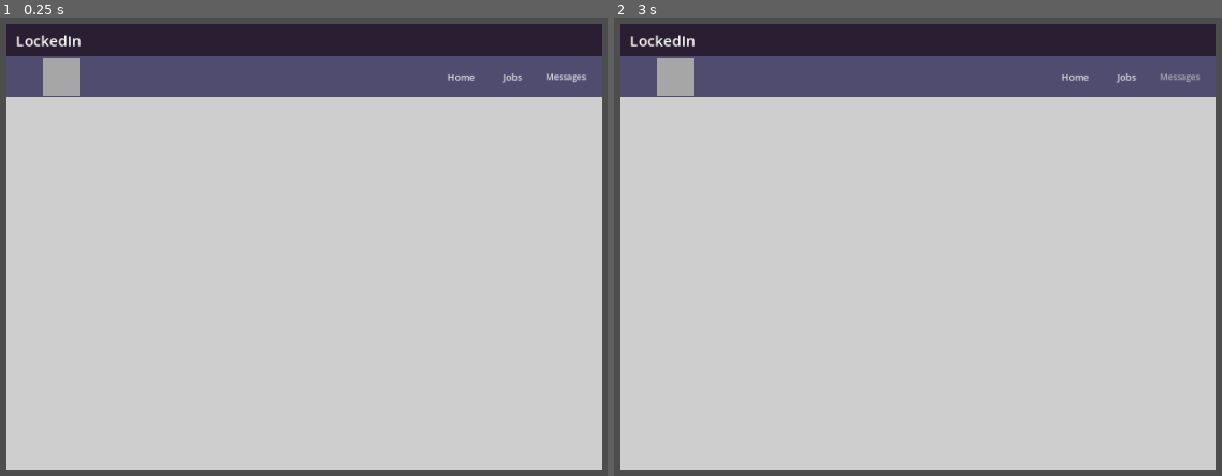
Above: before the commit, frames 1-2 (left to right).
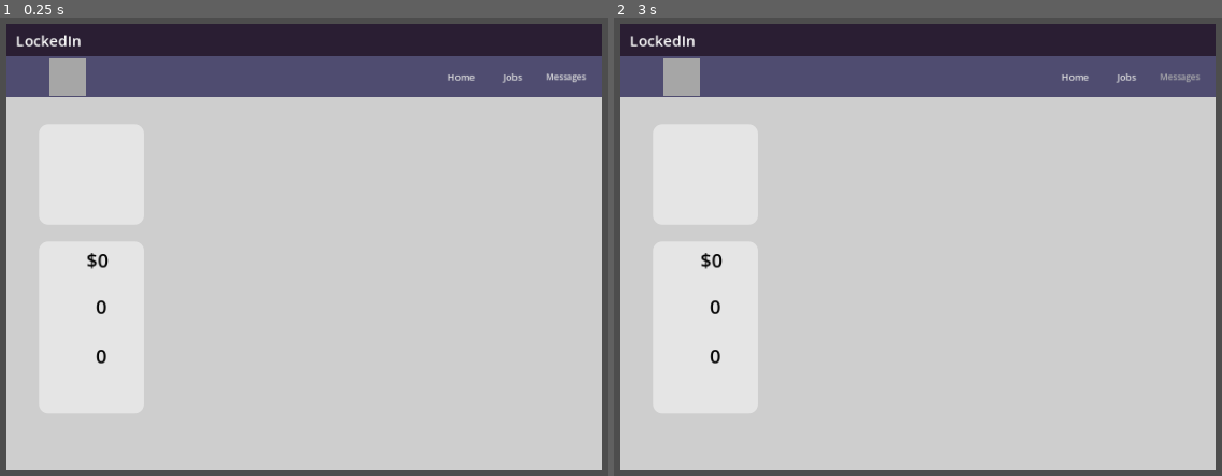
Above: after the commit, the same moments.

Repository: iimurpyh/linked-alien
Game: Godot game, scene res://main.tscn
The game is run twice, just before and just after one commit, with the same random seed, the same clock (stepped at 60 frames per second) and the same inputs.
Inputs:
- Up to frame 1 (0.25 s): no input
- Up to frame 2 (3 s): click "Messages" at 0.5 s; click "Jobs" at 1.25 s; click "Home" at 2 s; click "Messages" at 2.75 s

The runs differ from the first frame. In frame 1, 0.3% of the frame differs, in the area x 7-18%, y 8-76%; in frame 2, 0.3%.

Commit message:
Organizes layout for webpages

Diff:
--- a/main.tscn
+++ b/main.tscn
@@ -34,6 +34,13 @@
 
 [sub_resource type="StyleBoxFlat" id="StyleBoxFlat_efxa6"]
 bg_color = Color(0.6, 0.6, 0.6, 0)
+
+[sub_resource type="StyleBoxFlat" id="StyleBoxFlat_dg77c"]
+bg_color = Color(0.8983909, 0.89839107, 0.8983907, 1)
+corner_radius_top_left = 10
+corner_radius_top_right = 10
+corner_radius_bottom_right = 10
+corner_radius_bottom_left = 10
 
 [node name="Main" type="Node2D" unique_id=1141253464]
 
@@ -168,8 +175,101 @@
 anchors_preset = 4
 anchor_top = 0.5
 anchor_bottom = 0.5
-offset_left = 39.0
+offset_left = 46.0
 offset_top = -20.0
-offset_right = 79.0
+offset_right = 86.0
 offset_bottom = 19.999998
 grow_vertical = 2
+
+[node name="LeftSide" type="Control" parent="UI/Window/App/Webpage" unique_id=1500677631]
+layout_mode = 1
+anchor_top = 0.09900001
+anchor_bottom = 1.0
+offset_top = -0.05500412
+offset_right = 166.0
+grow_vertical = 2
+
+[node name="Profile" type="Panel" parent="UI/Window/App/Webpage/LeftSide" unique_id=895585303]
+layout_mode = 0
+offset_left = 35.0
+offset_top = 29.0
+offset_right = 148.0
+offset_bottom = 137.0
+theme_override_styles/panel = SubResource("StyleBoxFlat_dg77c")
+
+[node name="ProfileStats" type="Panel" parent="UI/Window/App/Webpage/LeftSide" unique_id=2120200546]
+layout_mode = 0
+offset_left = 35.0
+offset_top = 155.0
+offset_right = 148.0
+offset_bottom = 340.0
+theme_override_styles/panel = SubResource("StyleBoxFlat_dg77c")
+
+[node name="Karma" type="Label" parent="UI/Window/App/Webpage/LeftSide/ProfileStats" unique_id=544657955]
+layout_mode = 1
+anchors_preset = 1
+anchor_left = 1.0
+anchor_right = 1.0
+offset_left = -62.0
+offset_top = 6.0
+offset_right = -10.0
+offset_bottom = 34.0
+grow_horizontal = 0
+theme_override_colors/font_color = Color(0, 0, 0, 1)
+theme_override_font_sizes/font_size = 20
+text = "$0"
+
+[node name="Interviews" type="Label" parent="UI/Window/App/Webpage/LeftSide/ProfileStats" unique_id=960694126]
+layout_mode = 1
+anchors_preset = 6
+anchor_left = 1.0
+anchor_top = 0.5
+anchor_right = 1.0
+anchor_bottom = 0.5
+offset_left = -52.0
+offset_top = -37.0
+offset_bottom = -9.0
+grow_horizontal = 0
+grow_vertical = 2
+theme_override_colors/font_color = Color(0, 0, 0, 1)
+theme_override_font_sizes/font_size = 20
+text = "0"
+
+[node name="Applications" type="Label" parent="UI/Window/App/Webpage/LeftSide/ProfileStats" unique_id=752607098]
+layout_mode = 1
+anchors_preset = 3
+anchor_left = 1.0
+anchor_top = 1.0
+anchor_right = 1.0
+anchor_bottom = 1.0
+offset_left = -52.0
+offset_top = -76.0
+offset_bottom = -48.0
+grow_horizontal = 0
+grow_vertical = 0
+theme_override_colors/font_color = Color(0, 0, 0, 1)
+theme_override_font_sizes/font_size = 20
+text = "0"
+
+[node name="MainContent" type="Control" parent="UI/Window/App/Webpage" unique_id=1689114421]
+layout_mode = 1
+anchors_preset = 13
+anchor_left = 0.5
+anchor_right = 0.5
+anchor_bottom = 1.0
+offset_left = -152.0
+offset_top = 44.0
+offset_right = 199.0
+grow_horizontal = 2
+grow_vertical = 2
+
+[node name="RightSide" type="Control" parent="UI/Window/App/Webpage" unique_id=1889789760]
+layout_mode = 1
+anchors_preset = 11
+anchor_left = 1.0
+anchor_right = 1.0
+anchor_bottom = 1.0
+offset_left = -131.0
+offset_top = 44.0
+grow_horizontal = 0
+grow_vertical = 2
